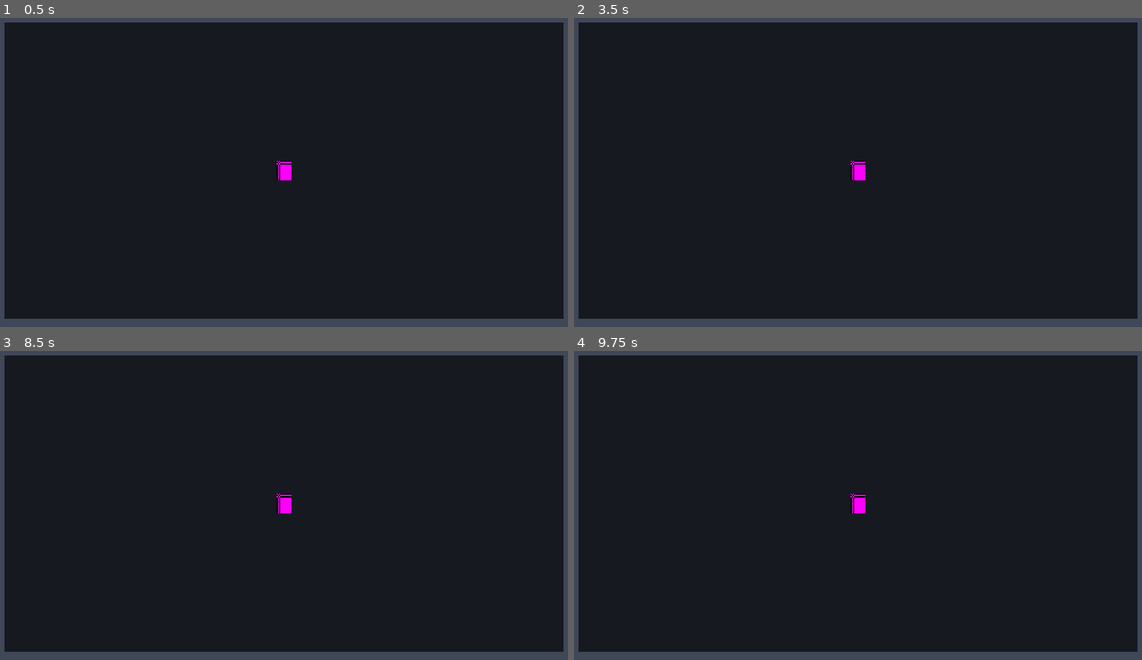
Above: before the commit, frames 1-4 (two rows, left to right).
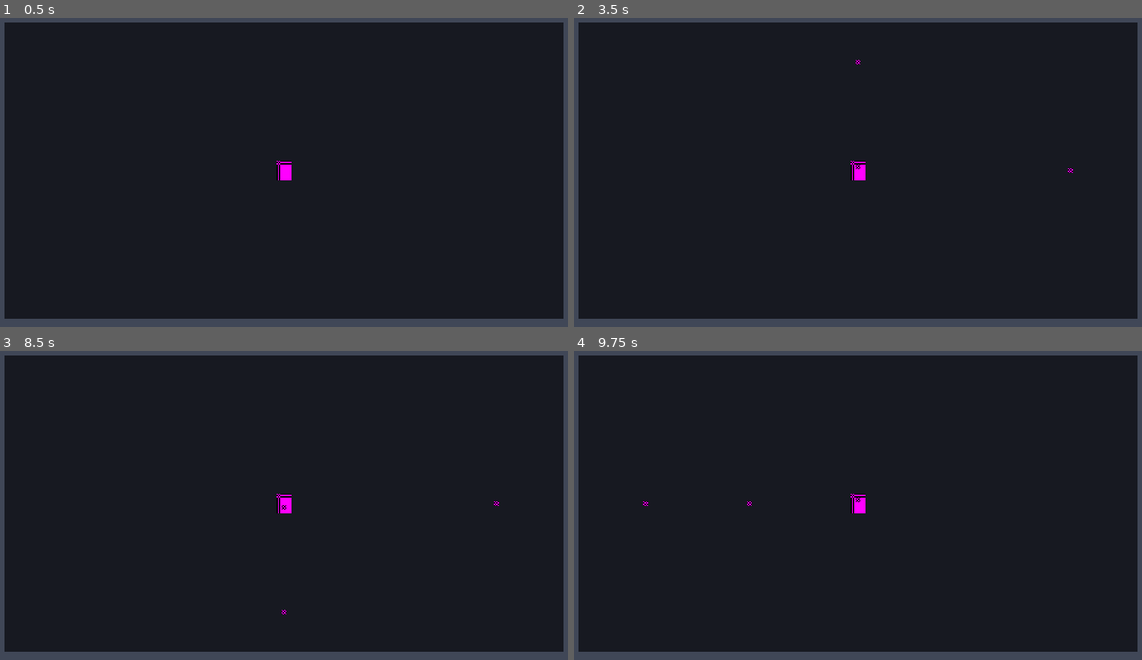
Above: after the commit, the same moments.

Repository: jaredoka/pale-orbit
Game: Godot game, scene res://scenes/main/Main.tscn
The game is run twice, just before and just after one commit, with the same random seed, the same clock (stepped at 60 frames per second) and the same inputs.
Inputs:
- Up to frame 1 (0.5 s): no input
- Up to frame 2 (3.5 s): tap Enter at 0.5 s; hold Right (shoot_right) 0.53-1.28 s; hold Down (shoot_down) 1.28-2.03 s; tap Space at 2 s; hold Right (shoot_right) 2.03-2.78 s; hold Up (shoot_up) from 2.78 s (still down)
- Up to frame 3 (8.5 s): tap Enter at 3.5, 5.75 s; release Up (shoot_up) at 3.53 s; hold Left (shoot_left) 3.53-5.03 s; tap Space at 4.25, 7.25 s; hold Down (shoot_down) 5.03-5.78 s; hold Right (shoot_right) 5.78-6.53 s; hold Up (shoot_up) 6.53-7.28 s; hold Right (shoot_right) 7.28-8.03 s; hold Down (shoot_down) from 8.03 s (still down)
- Up to frame 4 (9.75 s): release Down (shoot_down) at 8.78 s; hold Left (shoot_left) 8.78-9.53 s; hold Up (shoot_up) from 9.53 s (still down)

Frame 1 is identical in both runs. In frame 2, less than 0.1% of the frame differs, in the area x 49-88%, y 13-51%; in frame 3, less than 0.1%; in frame 4, less than 0.1%.

Commit message:
T04: shooting + projectile pool — pooled Projectile, ProjectilePool (64+64), 4-dir arrow-key fire
Co-Authored-By: Claude Fable 5 <noreply@anthropic.com>

Diff:
--- a/scenes/main/main.gd
+++ b/scenes/main/main.gd
@@ -6,10 +6,15 @@
 @onready var room_holder: Node2D = $RoomHolder
 @onready var player: CharacterBody2D = $Player
 @onready var camera: Camera2D = $Camera2D
+@onready var projectile_layer: Node2D = $ProjectileLayer
+
+var projectile_pool: ProjectilePool
 
 
 func _ready() -> void:
 	GameState.start_run()
+	projectile_pool = ProjectilePool.new(projectile_layer)
+	player.projectile_pool = projectile_pool
 	room_holder.add_child(TEST_ROOM.instantiate())
 	player.position = Vector2(240, 135)
 	camera.position = Vector2(240, 135)
--- /dev/null
+++ b/scenes/player/Projectile.tscn
@@ -0,0 +1,20 @@
+[gd_scene load_steps=4 format=3 uid="uid://cpaleorbitproj1"]
+
+[ext_resource type="Script" path="res://scenes/player/projectile.gd" id="1_proj"]
+
+[sub_resource type="PlaceholderTexture2D" id="tex_proj"]
+size = Vector2(4, 4)
+
+[sub_resource type="CircleShape2D" id="shape_proj"]
+radius = 2.0
+
+[node name="Projectile" type="Area2D"]
+monitoring = false
+monitorable = false
+script = ExtResource("1_proj")
+
+[node name="Sprite2D" type="Sprite2D" parent="."]
+texture = SubResource("tex_proj")
+
+[node name="CollisionShape2D" type="CollisionShape2D" parent="."]
+shape = SubResource("shape_proj")
--- a/scenes/player/player.gd
+++ b/scenes/player/player.gd
@@ -1,8 +1,37 @@
 extends CharacterBody2D
-## Player: 8-dir movement from move_* actions. Shooting added in T04.
+## Player: 8-dir movement (move_*), 4-dir shooting (shoot_*) from GameState.stats.
+
+var projectile_pool: ProjectilePool
+
+@onready var shoot_timer: Timer = $ShootTimer
+
+const SHOOT_ACTIONS := {
+	&"shoot_up": Vector2.UP,
+	&"shoot_down": Vector2.DOWN,
+	&"shoot_left": Vector2.LEFT,
+	&"shoot_right": Vector2.RIGHT,
+}
 
 
 func _physics_process(_delta: float) -> void:
 	var dir := Input.get_vector("move_left", "move_right", "move_up", "move_down")
 	velocity = dir * GameState.stats.speed
 	move_and_slide()
+	_try_shoot()
+
+
+func _try_shoot() -> void:
+	if projectile_pool == null or not shoot_timer.is_stopped():
+		return
+	for action: StringName in SHOOT_ACTIONS:
+		if Input.is_action_pressed(action):
+			projectile_pool.fire({
+				position = global_position,
+				direction = SHOOT_ACTIONS[action],
+				speed = GameState.stats.shot_speed,
+				damage = GameState.stats.damage,
+				range = GameState.stats.range,
+				faction = &"player",
+			})
+			shoot_timer.start(1.0 / GameState.stats.fire_rate)
+			return
--- /dev/null
+++ b/scenes/player/projectile.gd
@@ -0,0 +1,71 @@
+extends Area2D
+## Pooled projectile shared by player and enemies (faction set per fire).
+## Never freed — deactivates back into the pool on wall hit, hurtbox hit, or max range.
+
+const LAYER_PLAYER_SHOTS := 1 << 3
+const LAYER_ENEMY_SHOTS := 1 << 4
+const MASK_WALLS := 1 << 0
+const MASK_PLAYER := 1 << 1
+const MASK_ENEMIES := 1 << 2
+
+var active: bool = false
+var direction: Vector2 = Vector2.RIGHT
+var speed: float = 200.0
+var damage: float = 1.0
+var max_range: float = 180.0
+var faction: StringName = &"player"
+
+var _traveled: float = 0.0
+
+
+func _ready() -> void:
+	body_entered.connect(_on_body_entered)
+	area_entered.connect(_on_area_entered)
+	deactivate()
+
+
+func activate(config: Dictionary) -> void:
+	position = config.position
+	direction = (config.direction as Vector2).normalized()
+	speed = config.speed
+	damage = config.damage
+	max_range = config.range
+	faction = config.faction
+	if faction == &"player":
+		collision_layer = LAYER_PLAYER_SHOTS
+		collision_mask = MASK_WALLS | MASK_ENEMIES
+	else:
+		collision_layer = LAYER_ENEMY_SHOTS
+		collision_mask = MASK_WALLS | MASK_PLAYER
+	_traveled = 0.0
+	active = true
+	visible = true
+	set_physics_process(true)
+	set_deferred("monitoring", true)
+	set_deferred("monitorable", true)
+
+
+func deactivate() -> void:
+	active = false
+	visible = false
+	set_physics_process(false)
+	set_deferred("monitoring", false)
+	set_deferred("monitorable", false)
+
+
+func _physics_process(delta: float) -> void:
+	var step := direction * speed * delta
+	position += step
+	_traveled += step.length()
+	if _traveled >= max_range:
+		deactivate()
+
+
+func _on_body_entered(_body: Node2D) -> void:
+	if active:
+		deactivate()
+
+
+func _on_area_entered(_area: Area2D) -> void:
+	if active:
+		deactivate()
--- /dev/null
+++ b/scripts/projectile_pool.gd
@@ -0,0 +1,26 @@
+class_name ProjectilePool
+extends RefCounted
+## Pre-instantiated projectile pool: 64 player + 64 enemy shots under ProjectileLayer.
+## Never queue_free() pooled projectiles; never instantiate at fire time (NFR-1).
+
+const PROJECTILE_SCENE := preload("res://scenes/player/Projectile.tscn")
+const POOL_SIZE_PER_FACTION := 64
+
+var _pools: Dictionary = {&"player": [], &"enemy": []}
+
+
+func _init(layer: Node2D) -> void:
+	for faction: StringName in _pools:
+		for i in POOL_SIZE_PER_FACTION:
+			var p := PROJECTILE_SCENE.instantiate()
+			layer.add_child(p)
+			_pools[faction].append(p)
+
+
+## config: { position, direction, speed, damage, range, faction }
+func fire(config: Dictionary) -> void:
+	for p in _pools[config.faction]:
+		if not p.active:
+			p.activate(config)
+			return
+	# Pool exhausted: drop the shot rather than allocate.
Not shown, added: scenes/player/player.gd.uid
Not shown, added: scenes/player/projectile.gd.uid
Not shown, added: scripts/projectile_pool.gd.uid
Not shown, changed: docs/TASKS.md
